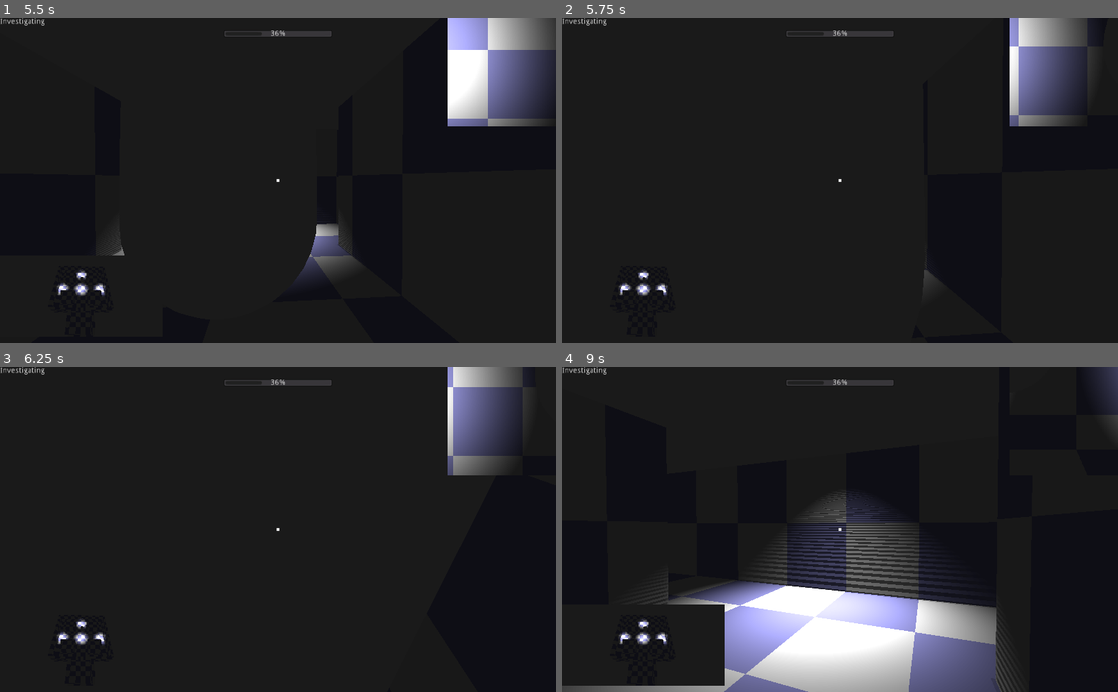
Above: before the commit, frames 1-4 (two rows, left to right).
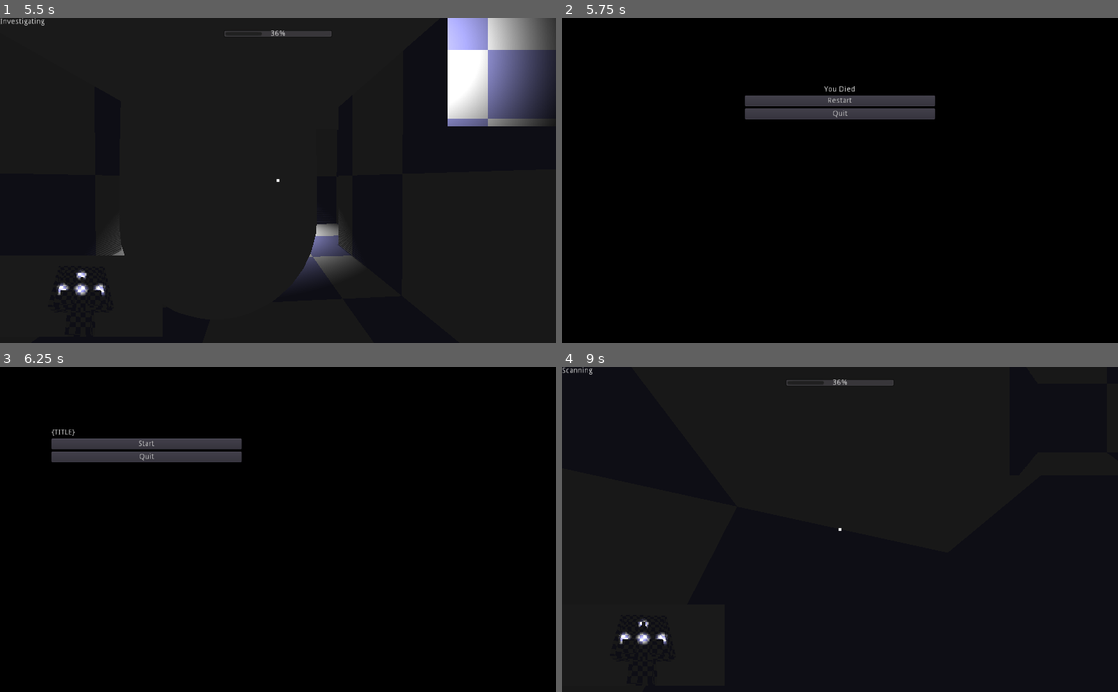
Above: after the commit, the same moments.

Repository: anthonyfinch/LD51
Game: Godot game, scene res://levels/TestLevel1.tscn
Two runs of this game, one before a commit and one after it. Both use one fixed random seed, a clock stepped at 60 frames per second and the inputs below.
Inputs (mouse positions are in pixels of both pictures, inside the frame that each line leads up to):
- Up to frame 1 (5.5 s): tap Enter at 0.5 s; move the mouse to (305, 180) at 0.52 s; hold W (forward) from 0.53 s (still down); tap Space (jump) at 0.77, 1.52, 3.02, 3.77, 4.52 s; move the mouse to (250, 180) at 1.27 s; move the mouse to (289, 174) at 2.02 s; move the mouse to (272, 187) at 2.77 s; move the mouse to (316, 183) at 3.52 s; move the mouse to (233, 177) at 4.27 s; move the mouse to (283, 180) at 5.02 s
- Up to frame 2 (5.75 s): keep holding W (forward)
- Up to frame 3 (6.25 s): release W (forward) at 5.75 s; click (278, 451) at 5.75 s, where only the run after the commit has a clickable "Restart"
- Up to frame 4 (9 s): click (706, 445) at 6.5 s, where only the run after the commit has a clickable "Start"; tap Space (jump) at 7.25, 7.52, 8.27 s; move the mouse to (817, 523) at 7.27 s; hold D (right) 7.28-8.03 s; move the mouse to (867, 529) at 8.02 s; hold W (forward) from 8.03 s (still down); move the mouse to (812, 529) at 8.77 s

Frame 1 is identical in both runs. In frame 2, 71% of the frame differs, in the area x 0-100%, y 0-100%; in frame 3, 83%; in frame 4, 21%.

Commit message:
player can die

Diff:
--- a/End.gd
+++ b/End.gd
@@ -10,7 +10,7 @@
 	if GameState.escaped:
 		failure_text.visible = false
 	else:
-		success_text.visible = true
+		success_text.visible = false
 
 	restart_button.connect("pressed", self, "_restart_game")
 	quit_button.connect("pressed", self, "_quit")
--- a/enemy/Enemy.gd
+++ b/enemy/Enemy.gd
@@ -109,6 +109,13 @@
 				if done:
 					_start_scanning(investigate_time)
 
+		var coll_count = get_slide_count()
+		for coll_idx in range(coll_count):
+			var coll = get_slide_collision(coll_idx)
+			var body = coll.collider
+			if body is Player:
+				body.die()
+
 func _start_waiting():
 	state = EnemyState.Waiting
 	timer.wait_time = wait_time
--- a/player/Player.gd
+++ b/player/Player.gd
@@ -160,3 +160,9 @@
 	overlay_text_label.text = text
 	overlay_text.visible = true
 	overlay_text_timer.start()
+
+func die():
+	GameState.escaped = false
+	var end_screen = load("res://End.tscn")
+	Input.set_mouse_mode(Input.MOUSE_MODE_VISIBLE)
+	get_tree().change_scene_to(end_screen)
